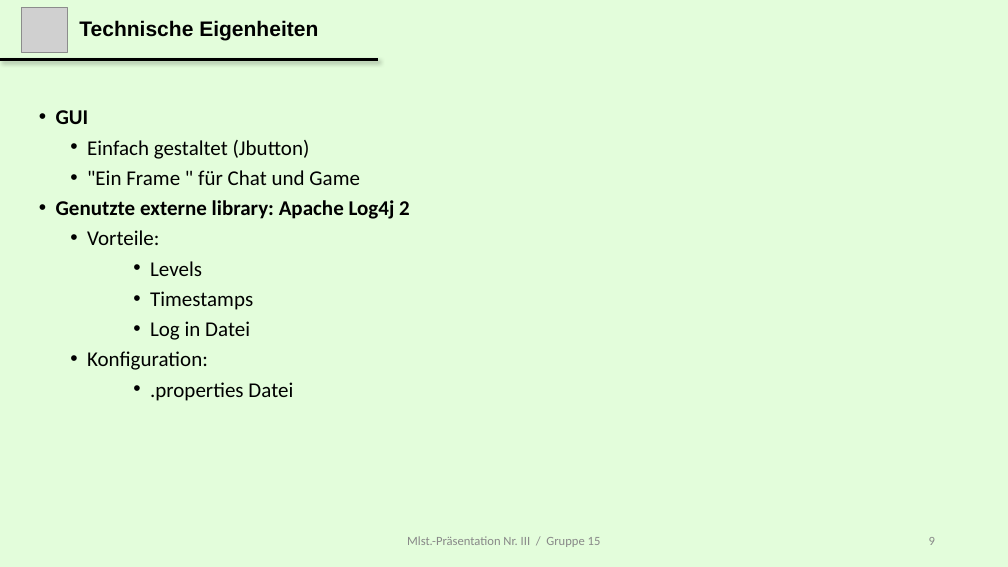
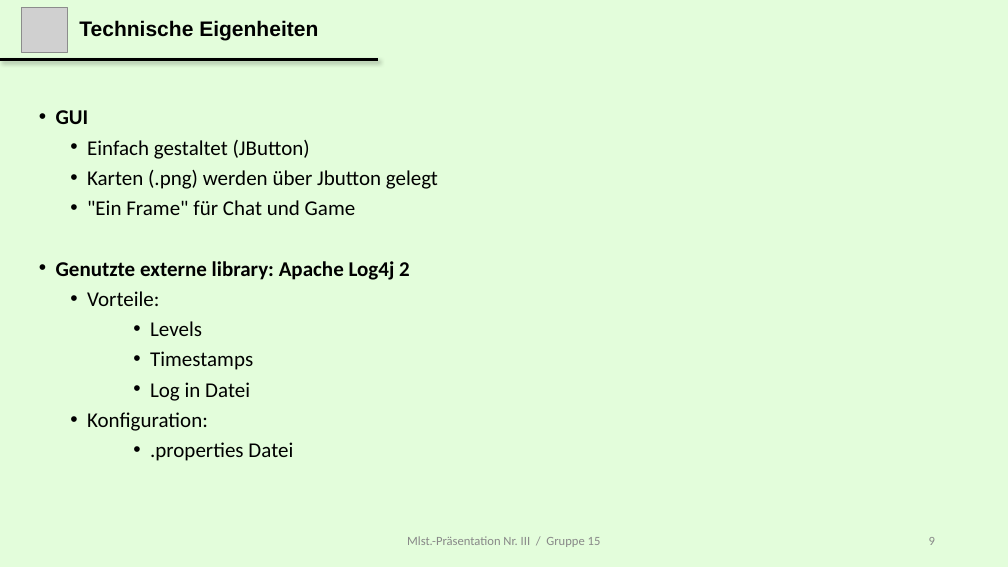
Before and after one commit to gjoyet/skipBo, a slide deck: slide 9 of 00_General/Presentation/MS 3/Presentation_Milestone_iii_Master.pptx. Drawn at 1008x567 pixels with LibreOffice and Linux fonts; fonts in the diff are those of the drawing; grey boxes stand for pictures. Boxes give left, top, right and bottom in pixels: in the first picture for what was removed or moved away, otherwise in the second. Text is boxed around its words. In the diff, an @@ line names an element or a change of style, - is before the commit and + after.

```diff
--- a/00_General/Presentation/MS 3/Presentation_Milestone_iii_Master.pptx
+++ b/00_General/Presentation/MS 3/Presentation_Milestone_iii_Master.pptx
@@ text at (87,140,438,215): text changed @@
-  • Einfach gestaltet (Jbutton)
-  • "Ein Frame " für Chat und Game
+  • Einfach gestaltet (JButton)
+  • Karten (.png) werden über Jbutton gelegt
+  • "Ein Frame" für Chat und Game
```
Also in this commit, not shown: 1 other slide changed.
